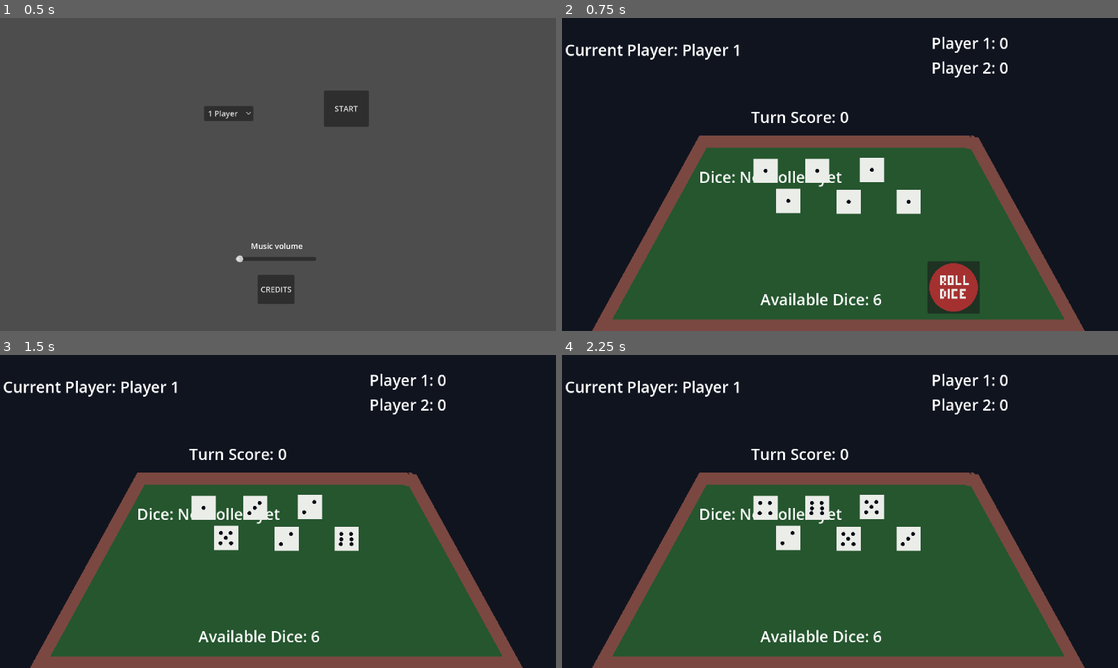
Above: before the commit, frames 1-4 (two rows, left to right).
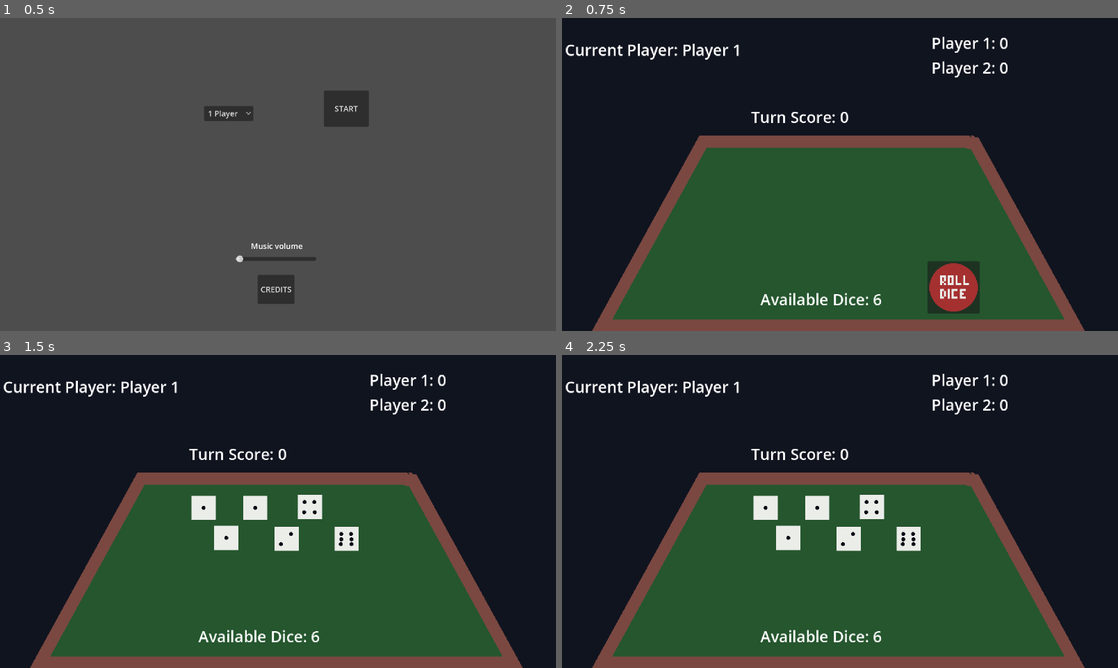
Above: after the commit, the same moments.

Repository: martinbriebac/10-000
Game: Godot game, scene res://scenes/setup_scene.tscn
The game is run twice, just before and just after one commit, with the same random seed, the same clock (stepped at 60 frames per second) and the same inputs.
Inputs (mouse positions are in pixels of both pictures, inside the frame that each line leads up to):
- Up to frame 1 (0.5 s): no input
- Up to frame 2 (0.75 s): click "START" at 0.5 s
- Up to frame 3 (1.5 s): click (389, 624) at 1.25 s
- Up to frame 4 (2.25 s): hold Space (throw_dice) from 2.03 s (still down)

Frame 1 is identical in both runs. In frame 2, 2.4% of the frame differs, in the area x 13-65%, y 8-63%; in frame 3, 0.4%; in frame 4, 0.5%.

Commit message:
updated update_display function and others

Diff:
--- a/scenes/table.tscn
+++ b/scenes/table.tscn
@@ -25,6 +25,7 @@
 value = 2.0
 
 [node name="DiceLabel" type="Label" parent="."]
+visible = false
 offset_left = 283.0
 offset_top = 306.0
 offset_right = 357.0
--- a/scripts/die.gd
+++ b/scripts/die.gd
@@ -4,9 +4,9 @@
 var current_face = 0
 var is_rolling = false
 var roll_speed = 0.05
-var roll_duration = 1.0
+var roll_duration = 2.0
 var roll_timer = 0.0
-var rotation_speed = 5.0 # Rotation speed in radians per second
+var final_value = 1
 
 signal roll_completed(value)
 
@@ -21,16 +21,24 @@
 func _process(delta):
 	if is_rolling:
 		roll_timer += delta
-		if roll_timer >= roll_speed:
-			roll_timer = 0
+		if roll_timer < roll_speed:
+			# Change face rapidly during rolling
 			current_face = (current_face+1) % 6
 			$die_face.texture = dice_faces[current_face]
+		else:
+			# Stop at the final value
+			stop_rolling()
 
-		if roll_timer >= roll_duration:
-			is_rolling = false
-			emit_signal("roll_completed", current_face + 1)
 
-func roll(final_value):
+func start_rolling(value):
 	is_rolling = true
 	roll_timer = 0.0
-	current_face = final_value - 1   # Adjust for 0-based array index
+	final_value = value
+
+func stop_rolling():
+	is_rolling = false
+	current_face = final_value - 1
+	$die_face.texture = dice_faces[current_face]
+
+func get_value():
+	return current_face + 1
--- a/scripts/table.gd
+++ b/scripts/table.gd
@@ -1,7 +1,7 @@
 extends Node2D
 
 var rng = RandomNumberGenerator.new()
-var dice_values: Array[int] = []
+var dice_values = []
 var players: Array[Player] = []
 var current_player_index = 0
 var throw_score = 0
@@ -10,6 +10,7 @@
 var turn_score = 0
 var dice_instances = []
 var rolls_completed = 0
+var dice_scene = preload("res://scenes/die.tscn")
 
 const TARGET_SCORE = 10000
 const INITIAL_THRESHOLD = 750
@@ -33,13 +34,14 @@
 	$KeepScoreButton.hide()
 	setup_game()
 
-	# Create dice instances
+	# Create dice instances but keep them invisible
 	for i in range(6):
 		var die = preload("res://scenes/die.tscn").instantiate()
 		die.position = get_node("DiePosition" + str(i+1)).position
 		add_child(die)
 		dice_instances.append(die)
 		die.connect("roll_completed", Callable(self, "_on_die_roll_completed"))
+		die.visible = false # Start with dice invisible
 
 
 func _unhandled_input(event):
@@ -75,14 +77,18 @@
 	rolls_completed = 0
 
 	for i in range(available_dice):
-		var roll_value = rng.randi_range(1, 6)
+		var die = dice_instances[i]
+		die.visible = true
+		var roll_value = randi_range(1, 6)
 		dice_values.append(roll_value)
-		dice_instances[i].roll(roll_value)
-		dice_instances[i].visible = true
+		die.start_rolling(roll_value)
 
 	# Hide unused dice
 	for i in range(available_dice, 6):
 		dice_instances[i].visible = false
+
+	# Disable throw button during roll
+	$ThrowButton.disabled = true
 
 
 func _on_dice_roll_completed():
@@ -111,8 +117,12 @@
 				$HotDiceSprite.show()
 				print("Hot dice! You can throw all 6 dice again!")
 
-		# Show the throw button again
-		$ThrowButton.show()
+		# Re-enable throw button if there are available dice
+		if available_dice > 0:
+			$ThrowButton.disabled = false
+			$ThrowButton.show()
+		else:
+			$ThrowButton.hide()
 
 		update_display()
 
@@ -145,7 +155,6 @@
 	else:
 		end_turn(false)
 
-
 func calculate_score():
 	@warning_ignore("shadowed_variable")
 	var throw_score = 0
@@ -162,7 +171,7 @@
 	for value in dice_values:
 		if value < 1 or value > 6:
 			printerr("Invalid dice value: " + str(value))
-			return 0
+			return [0, false]
 		counts[value - 1] += 1
 
 	# Check for instant win (all six dice with the same number)
@@ -214,7 +223,6 @@
 	else:
 		available_dice -= scoring_dice
 		if available_dice < 0:
-			print("Error: Available dice calculation resulted in a negative number")
 			available_dice = 6
 		elif available_dice == 0:
 			available_dice = 6
@@ -225,6 +233,8 @@
 		print("Error: Negative throw score calculated")
 		return [0, false]
 
+	print("Throw score: ", throw_score, " Available dice: ", available_dice, " Hot dice: ", hot_dice)
+
 	return [throw_score, instant_win]
 
 func update_display():
@@ -249,14 +259,12 @@
 	$ScoresLabel.text = scores_text
 
 	# Update dice visuals
-	var dice_count = min(dice_instances.size(), 6)  # Ensure we don't exceed the number of actual dice instances
-	for i in range(dice_count):
+	for i in range(dice_instances.size()):
 		if i < dice_values.size():
-			if dice_instances[i]:
-				dice_instances[i].visible = true
-				if dice_instances[i].has_node("Sprite2D") and dice_instances[i].dice_faces.size() > dice_values[i] - 1:
-					dice_instances[i].get_node("Sprite2D").texture = dice_instances[i].dice_faces[dice_values[i] - 1]
-		elif dice_instances[i]:
+			dice_instances[i].visible = true
+			dice_instances[i].current_face = dice_values[i] - 1
+			dice_instances[i].get_node("die_face").texture = dice_instances[i].dice_faces[dice_instances[i].current_face]
+		else:
 			dice_instances[i].visible = false
 
 func end_turn(busted: bool):
@@ -275,9 +283,17 @@
 	$KeepScoreButton.hide()
 	$HotDiceSprite.hide()
 
+	# Hide all dice at the end of the turn
+	for die in dice_instances:
+		die.visible = false
+
 	if not players.is_empty():
 		current_player_index = (current_player_index + 1) % players.size()
 	update_display()
+
+	# Show throw button for the next player
+	$ThrowButton.disabled = false
+	$ThrowButton.show()
 
 func end_game(instant_win: bool = false):
 	if players.is_empty():
